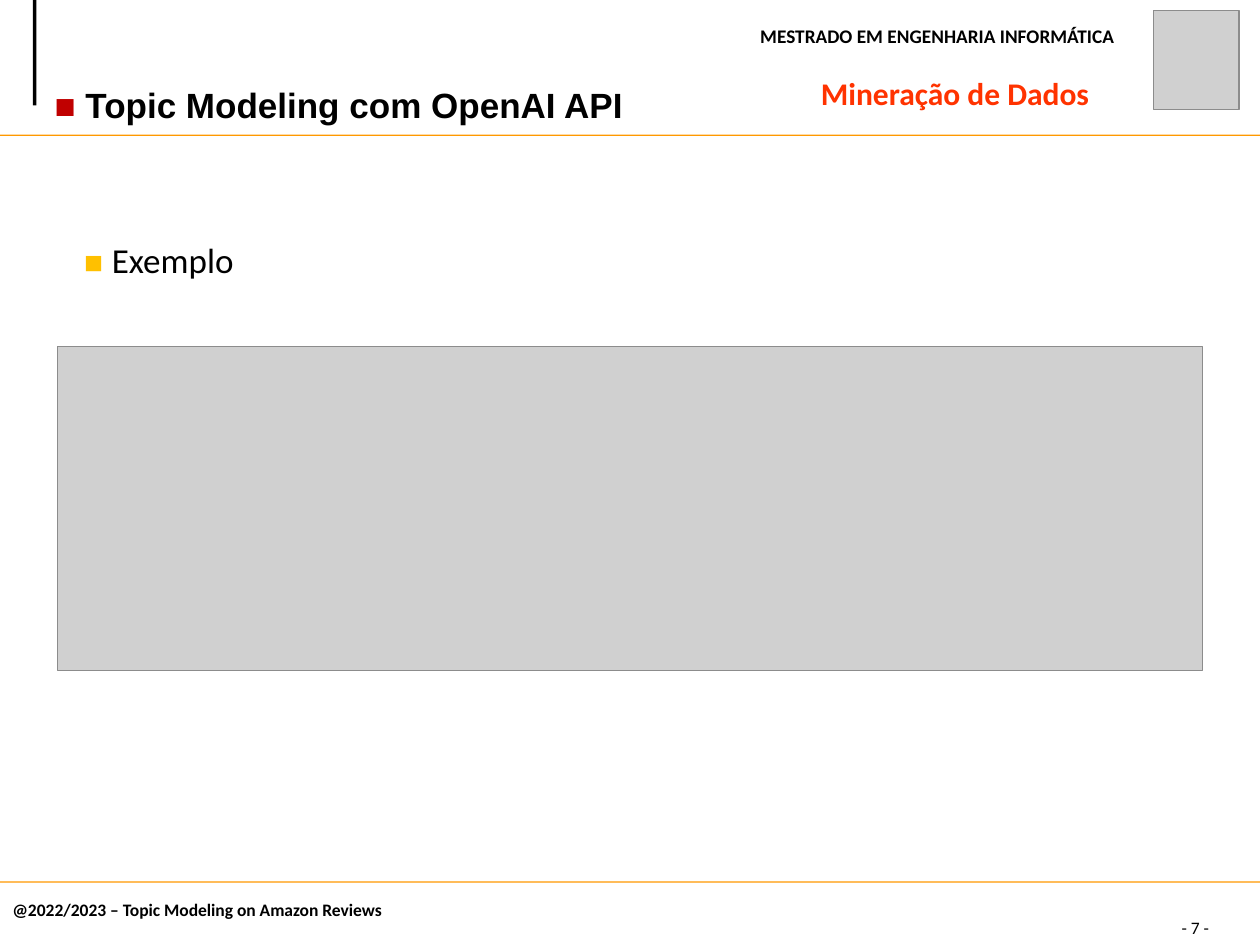
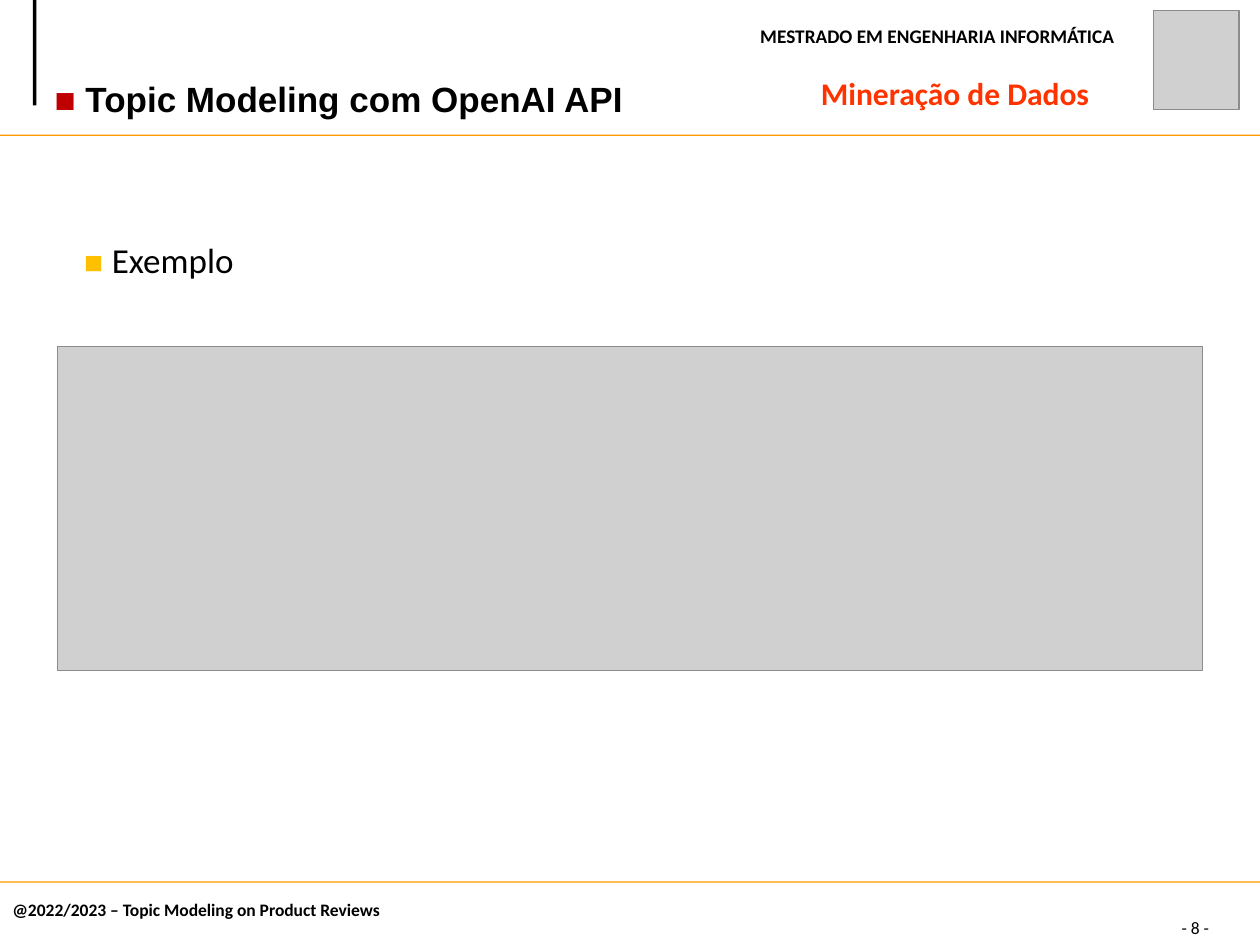
Before and after one commit to claudiadmr/MD-Projeto, a slide deck: slide 8 of Fase2/MD.pptx (slide 7 before the commit). Drawn at 1260x945 pixels with LibreOffice and Linux fonts; fonts in the diff are those of the drawing; grey boxes stand for pictures. Boxes give left, top, right and bottom in pixels: in the first picture for what was removed or moved away, otherwise in the second. Text is boxed around its words. In the diff, an @@ line names an element or a change of style, - is before the commit and + after.

```diff
--- a/Fase2/MD.pptx
+++ b/Fase2/MD.pptx
@@ text "■ Topic Modeling com OpenAI ...": place and size @@
-text "■ Topic Modeling com OpenAI ..." at [85, 92, 622, 124]
+text "■ Topic Modeling com OpenAI ..." at [85, 86, 622, 119]
@@ text at [12, 903, 379, 919]: text changed @@
-@2022/2023 – Topic Modeling on Amazon Reviews
+@2022/2023 – Topic Modeling on Product Reviews
@@ page number at [1191, 922, 1200, 934]: text changed @@
-- 7 -
+- 8 -
```
Also in this commit, not shown: 8 other slides changed, 2 slides added.
